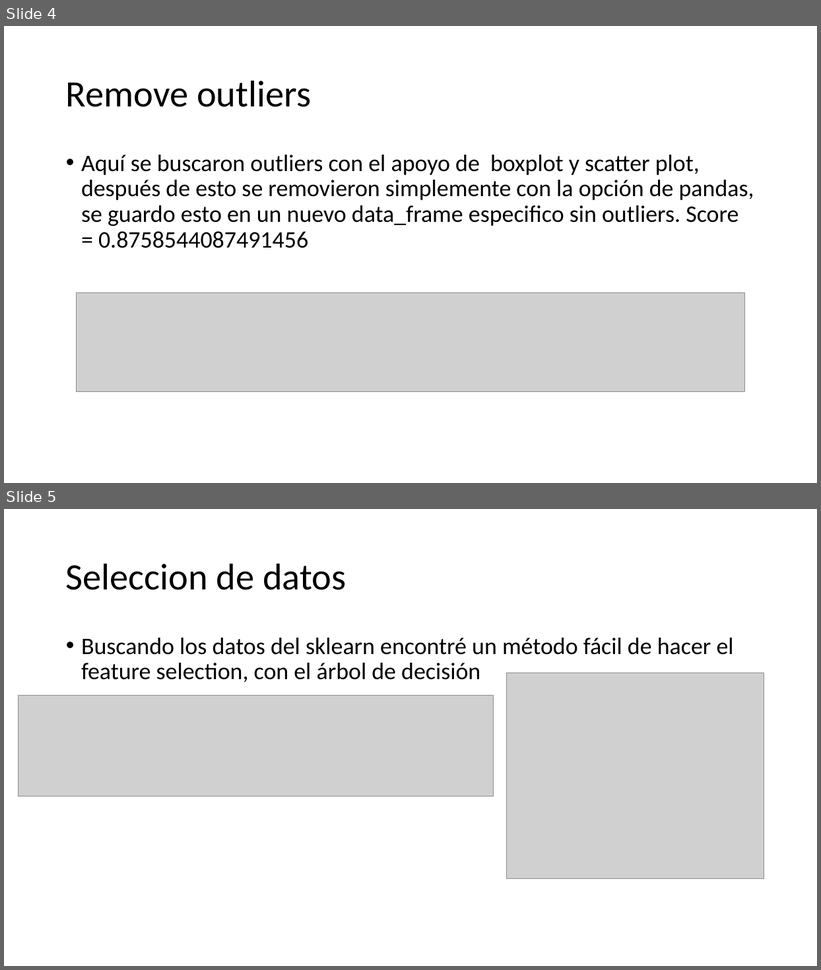
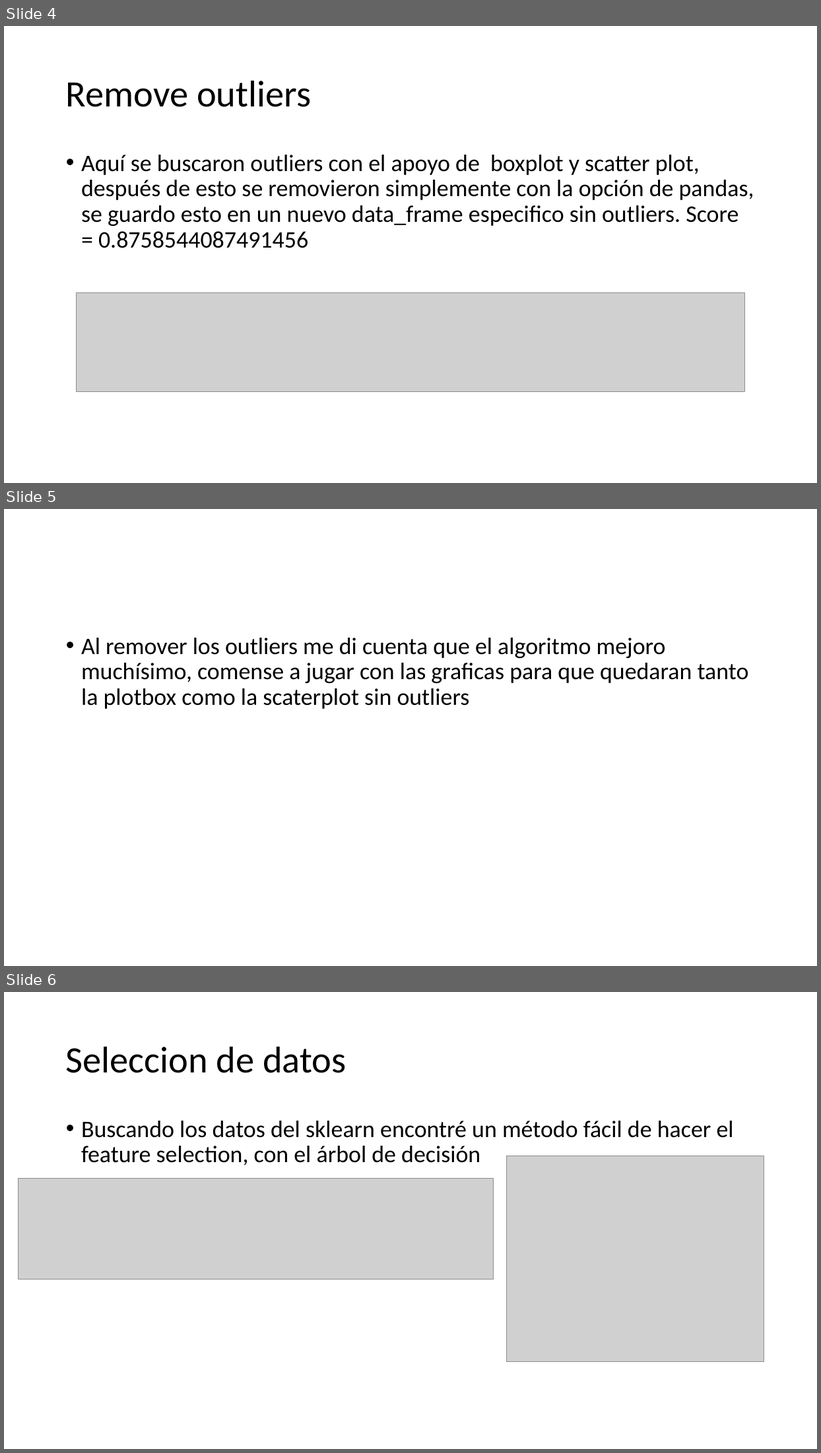
Before and after one commit to alfonsocv12/AILaSalleClass2019, a slide deck: practica2/documentacion.pptx. Shown one above the other, each under a label of ours: slides 4 and 5 before the commit, slides 4, 5 and 6 after it. The pictures are 821x970 and 821x1453 pixels, drawn with LibreOffice and Linux fonts; fonts in the diff are those of the drawing; grey boxes stand for pictures. Boxes give left, top, right and bottom in pixels: in the first picture for what was removed or moved away, otherwise in the second. Text is boxed around its words. In the diff, an @@ line names an element or a change of style, - is before the commit and + after.

```diff
--- a/practica2/documentacion.pptx
+++ b/practica2/documentacion.pptx
@@ slide 5 added at (4,509,817,966), background #FFFFFF @@
@@ text added at (81,638,749,709), 28 pt, text #000000 @@
+• Al remover los outliers me di cuenta que el algoritmo mejoro muchísimo, comense a jugar con las graficas para que quedaran tanto la plotbox como la scaterplot sin outliers
@@ what was slide 5 is now slide 6 @@
```
Also in this commit, not shown: 2 slides changed, 1 other slide added, 10 other files.
